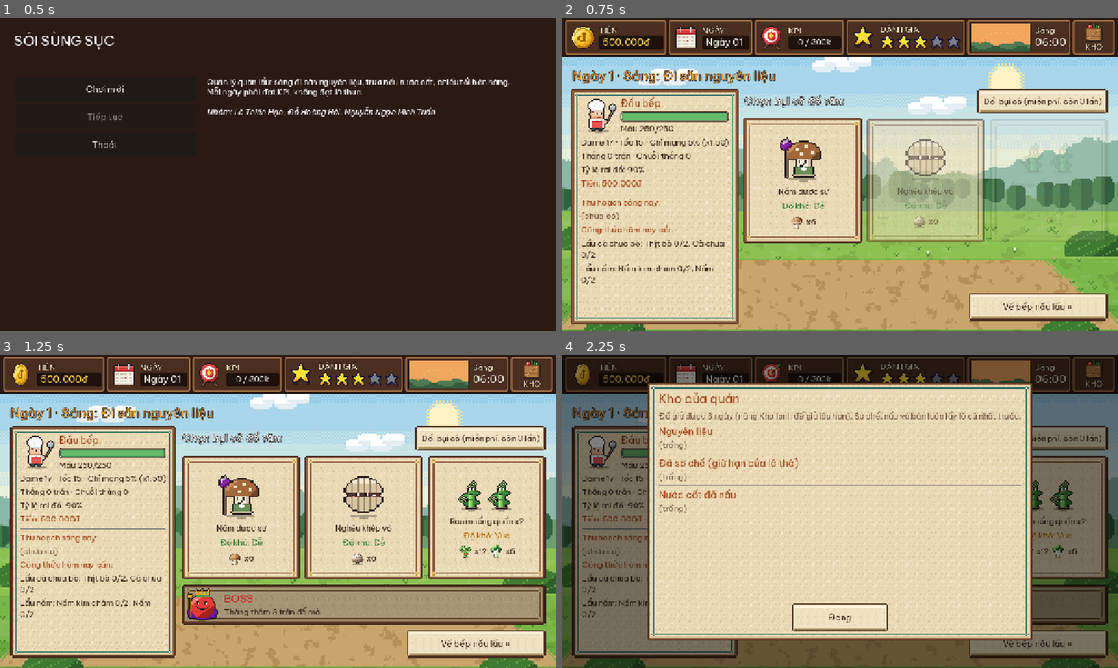
Above: before the commit, frames 1-4 (two rows, left to right).
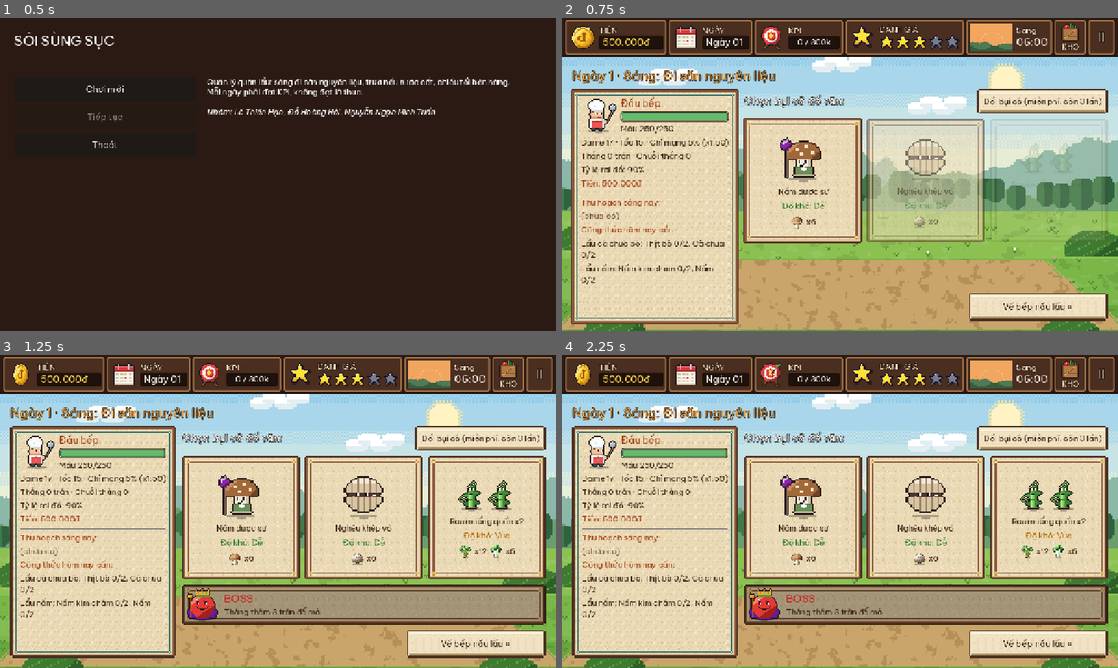
Above: after the commit, the same moments.

Repository: Znoywho/HotPot_SUNSUT
Game: Godot game, scene res://scenes/main_menu/main_menu.tscn
Same seed, same stepped clock (60 frames per second), same inputs: the game is played once before the commit and once after it.
Inputs (mouse positions are in pixels of both pictures, inside the frame that each line leads up to):
- Up to frame 1 (0.5 s): no input
- Up to frame 2 (0.75 s): click "Chơi mới" at 0.5 s
- Up to frame 3 (1.25 s): no input
- Up to frame 4 (2.25 s): click (1101, 373) at 1.25 s, where only the run after the commit has a clickable "II"; click (840, 489) at 2 s, where only the run after the commit has a clickable "Chơi tiếp"

Frame 1 is identical in both runs. In frame 2, 1.6% of the frame differs, in the area x 42-98%, y 0-12%; in frame 3, 1.6%; in frame 4, 77%, in the area x 0-100%, y 0-100%.

Commit message:
[Cần Hạo xem] Menu tạm dừng: ESC / nút II trên HUD (Chơi tiếp, Chơi mới, Thoát có xác nhận); thu nhỏ đồng hồ và nút Kho cho vừa 1280px

Diff:
--- a/scenes/common/hud.gd
+++ b/scenes/common/hud.gd
@@ -41,6 +41,7 @@
 var _shown_day := -1
 var _sun_progress := 0.0
 var _storage_alert: Label ## Dấu "!" trên nút Kho khi có món sắp/đã hết hạn.
+var _pause_menu: PauseMenu ## Menu tạm dừng (ESC hoặc nút "II").
 
 
 func _ready() -> void:
@@ -75,6 +76,9 @@
 	row.add_child(_stars_section())
 	row.add_child(_time_section())
 	row.add_child(_storage_section())
+	_pause_menu = PauseMenu.new()
+	add_child(_pause_menu)
+	row.add_child(_pause_button())
 	_refresh(true)
 
 
@@ -331,7 +335,7 @@
 
 func _time_section() -> Control:
 	_sun = HudSunDial.new()
-	_sun.custom_minimum_size = Vector2(140, 60)
+	_sun.custom_minimum_size = Vector2(100, 60)
 	_sun.mouse_filter = Control.MOUSE_FILTER_IGNORE
 	_phase_label = _title_label("")
 	_time_label = Label.new()
@@ -356,7 +360,7 @@
 func _storage_section() -> Control:
 	var button := Button.new()
 	button.focus_mode = Control.FOCUS_NONE
-	button.custom_minimum_size = Vector2(96, 0)
+	button.custom_minimum_size = Vector2(72, 0)
 	for state in ["normal", "hover", "pressed", "disabled", "focus"]:
 		var st := _panel_style()
 		if state == "pressed":
@@ -390,9 +394,28 @@
 	_storage_alert.add_theme_color_override("font_color", Color("ff5252"))
 	_storage_alert.add_theme_color_override("font_outline_color", OUTLINE)
 	_storage_alert.add_theme_constant_override("outline_size", 6)
-	_storage_alert.position = Vector2(70, -2)
+	_storage_alert.position = Vector2(48, -2)
 	_storage_alert.mouse_filter = Control.MOUSE_FILTER_IGNORE
 	button.add_child(_storage_alert)
+	return button
+
+
+## Nút "II": mở menu tạm dừng (trên điện thoại không có phím ESC).
+func _pause_button() -> Control:
+	var button := Button.new()
+	button.focus_mode = Control.FOCUS_NONE
+	button.custom_minimum_size = Vector2(60, 0)
+	button.text = "II"
+	button.add_theme_font_size_override("font_size", 28)
+	button.add_theme_color_override("font_color", TITLE_COLOR)
+	button.add_theme_color_override("font_outline_color", OUTLINE)
+	button.add_theme_constant_override("outline_size", 5)
+	for state in ["normal", "hover", "pressed", "disabled", "focus"]:
+		var st := _panel_style()
+		if state == "pressed":
+			st.bg_color = PANEL_BG.lightened(0.15)
+		button.add_theme_stylebox_override(state, st)
+	button.pressed.connect(_pause_menu.open)
 	return button
 
 
--- /dev/null
+++ b/scenes/common/pause_menu.gd
@@ -0,0 +1,157 @@
+class_name PauseMenu
+extends CanvasLayer
+## Menu tạm dừng: ESC (hoặc nút "II" trên HUD, nút Back trên Android) để mở/đóng.
+## Chơi tiếp / Chơi mới / Thoát ra menu chính. Chơi mới và Thoát phải xác nhận lần nữa.
+## HUD tạo sẵn menu này; chỉ mở được khi HUD đang hiện (tức là đang trong ngày chơi).
+
+const LAYER := 110 ## Trên cả sổ tổng kết ngày (DayManager.DAY_END_LAYER = 100).
+const DIM := Color(0, 0, 0, 0.6)
+const PANEL_BG := Color("4a2e20")
+const PANEL_BORDER := Color("a8764a")
+const TITLE_COLOR := Color("f3e2c0")
+const TEXT_COLOR := Color("f5f1e6")
+const OUTLINE := Color("1a0f0a")
+const BUTTON_BG := Color("2b1a14")
+const BUTTON_DANGER := Color("7a2a1e")
+const BUTTON_HEIGHT := 64
+const BUTTON_WIDTH := 320
+
+var _was_paused := false ## Sổ tổng kết ngày cũng dừng game; đóng menu thì trả lại đúng trạng thái cũ.
+var _box: VBoxContainer
+
+
+func _ready() -> void:
+	layer = LAYER
+	process_mode = Node.PROCESS_MODE_ALWAYS
+	visible = false
+	var dim := ColorRect.new()
+	dim.color = DIM
+	dim.set_anchors_preset(Control.PRESET_FULL_RECT)
+	dim.mouse_filter = Control.MOUSE_FILTER_STOP # Chặn chạm xuống màn chơi phía dưới.
+	add_child(dim)
+	var center := CenterContainer.new()
+	center.set_anchors_preset(Control.PRESET_FULL_RECT)
+	dim.add_child(center)
+	var panel := PanelContainer.new()
+	var style := StyleBoxFlat.new()
+	style.bg_color = PANEL_BG
+	style.border_color = PANEL_BORDER
+	style.set_border_width_all(4)
+	style.set_corner_radius_all(6)
+	style.set_content_margin_all(28)
+	panel.add_theme_stylebox_override("panel", style)
+	center.add_child(panel)
+	_box = VBoxContainer.new()
+	_box.add_theme_constant_override("separation", 14)
+	panel.add_child(_box)
+
+
+func _input(event: InputEvent) -> void:
+	var hud := get_parent() as CanvasLayer
+	if hud != null and not hud.visible and not visible:
+		return
+	var key := event as InputEventKey
+	if key == null or not key.pressed or key.echo:
+		return
+	if key.keycode == KEY_ESCAPE or key.keycode == KEY_BACK:
+		get_viewport().set_input_as_handled()
+		toggle()
+
+
+func toggle() -> void:
+	if visible:
+		close()
+	else:
+		open()
+
+
+func open() -> void:
+	if visible:
+		return
+	_was_paused = get_tree().paused
+	get_tree().paused = true
+	visible = true
+	_show_main()
+
+
+func close() -> void:
+	if not visible:
+		return
+	visible = false
+	get_tree().paused = _was_paused
+
+
+# --- Các trang của menu -----------------------------------------------------
+
+func _show_main() -> void:
+	_clear()
+	_add_title("TẠM DỪNG")
+	_add_button("Chơi tiếp", close)
+	_add_button("Chơi mới", _show_confirm.bind(
+			"Bắt đầu lại từ Ngày 1?\nTiến độ hiện tại sẽ mất.", "Bắt đầu lại", _new_game))
+	_add_button("Thoát", _show_confirm.bind(
+			"Thoát ra menu chính?\nGame tự lưu khi vào Cửa hàng,\nphần chơi hôm nay chưa được lưu.", "Thoát", _quit_to_menu))
+
+
+func _show_confirm(message: String, confirm_text: String, action: Callable) -> void:
+	_clear()
+	_add_title("XÁC NHẬN")
+	var label := Label.new()
+	label.text = message
+	label.horizontal_alignment = HORIZONTAL_ALIGNMENT_CENTER
+	label.add_theme_font_size_override("font_size", 22)
+	label.add_theme_color_override("font_color", TEXT_COLOR)
+	_box.add_child(label)
+	_add_button(confirm_text, action, BUTTON_DANGER)
+	_add_button("Quay lại", _show_main)
+
+
+func _new_game() -> void:
+	visible = false
+	DayManager.start_new_game() # go_to() tự bỏ tạm dừng.
+
+
+func _quit_to_menu() -> void:
+	visible = false
+	get_tree().paused = false # go_to_main_menu() không tự bỏ tạm dừng.
+	DayManager.go_to_main_menu()
+
+
+# --- Dựng giao diện ---------------------------------------------------------
+
+func _clear() -> void:
+	for child in _box.get_children():
+		_box.remove_child(child)
+		child.queue_free()
+
+
+func _add_title(text: String) -> void:
+	var t := Label.new()
+	t.text = text
+	t.horizontal_alignment = HORIZONTAL_ALIGNMENT_CENTER
+	t.add_theme_font_size_override("font_size", 34)
+	t.add_theme_color_override("font_color", TITLE_COLOR)
+	t.add_theme_color_override("font_outline_color", OUTLINE)
+	t.add_theme_constant_override("outline_size", 6)
+	_box.add_child(t)
+
+
+func _add_button(text: String, action: Callable, color := BUTTON_BG) -> Button:
+	var b := Button.new()
+	b.text = text
+	b.focus_mode = Control.FOCUS_NONE
+	b.custom_minimum_size = Vector2(BUTTON_WIDTH, BUTTON_HEIGHT)
+	b.add_theme_font_size_override("font_size", 26)
+	b.add_theme_color_override("font_color", TEXT_COLOR)
+	b.add_theme_color_override("font_hover_color", TEXT_COLOR)
+	b.add_theme_color_override("font_pressed_color", TITLE_COLOR)
+	for state in ["normal", "hover", "pressed", "disabled", "focus"]:
+		var s := StyleBoxFlat.new()
+		s.bg_color = color.lightened(0.12) if state == "hover" else (color.lightened(0.25) if state == "pressed" else color)
+		s.border_color = PANEL_BORDER
+		s.set_border_width_all(3)
+		s.set_corner_radius_all(4)
+		b.add_theme_stylebox_override(state, s)
+	b.pressed.connect(action)
+	_box.add_child(b)
+	return b
Not shown, added: scenes/common/pause_menu.gd.uid
